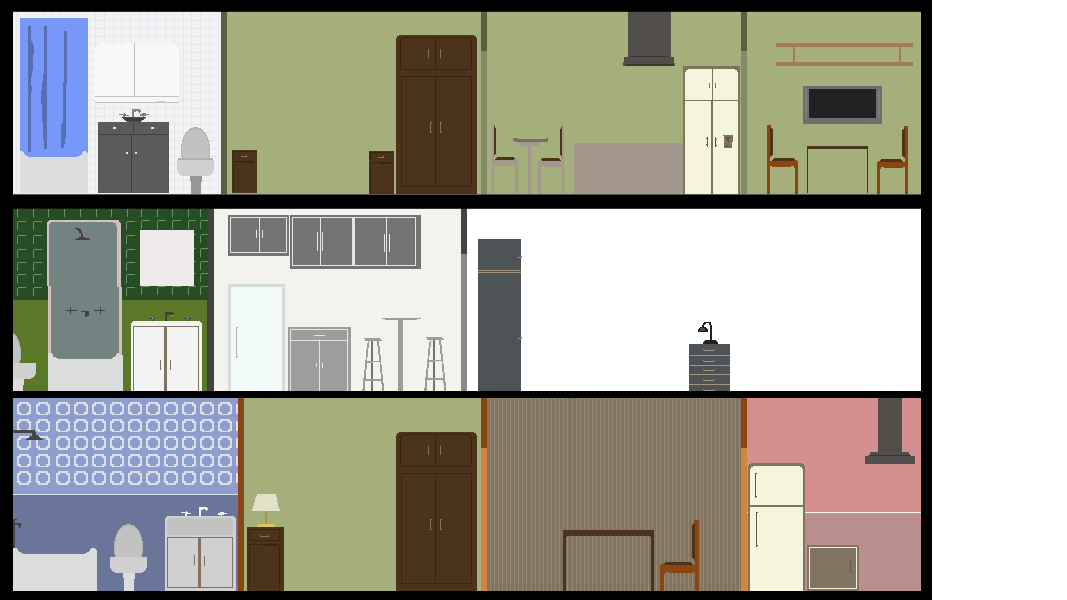
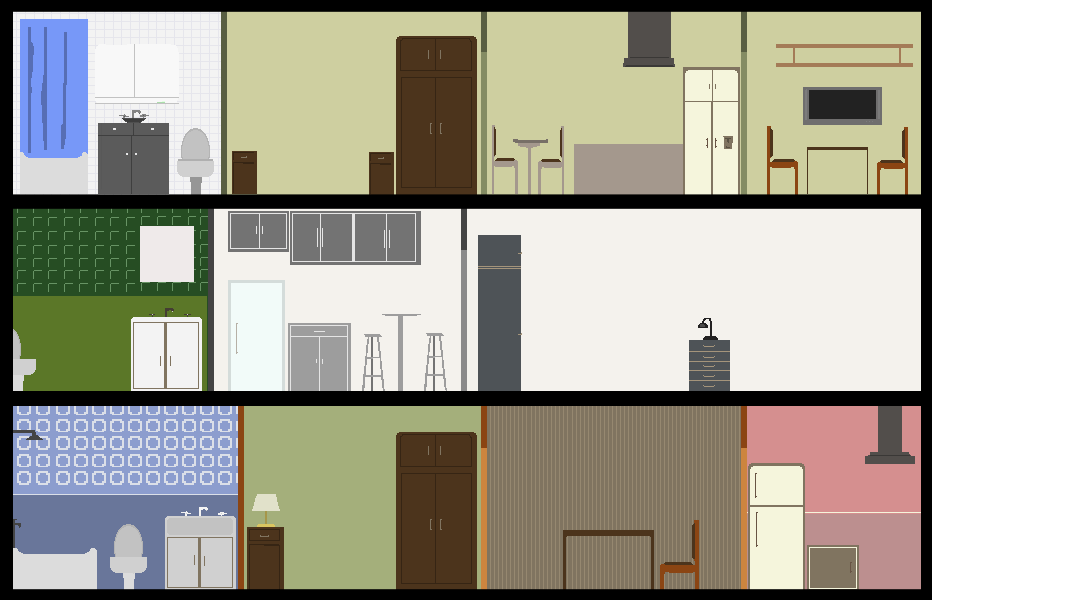
Layers edited between the first and the second 1067×600 image:
renamed "Capa 6" to "Capa 10", painted on it over [13, 11, 921, 195]
renamed "Capa 8" to "Capa 12", painted on it over [13, 208, 921, 391]
removed layer "Capa 2" over [13, 398, 921, 591]
moved "Capa pegada" above "Forma 2" over [13, 398, 921, 591]
